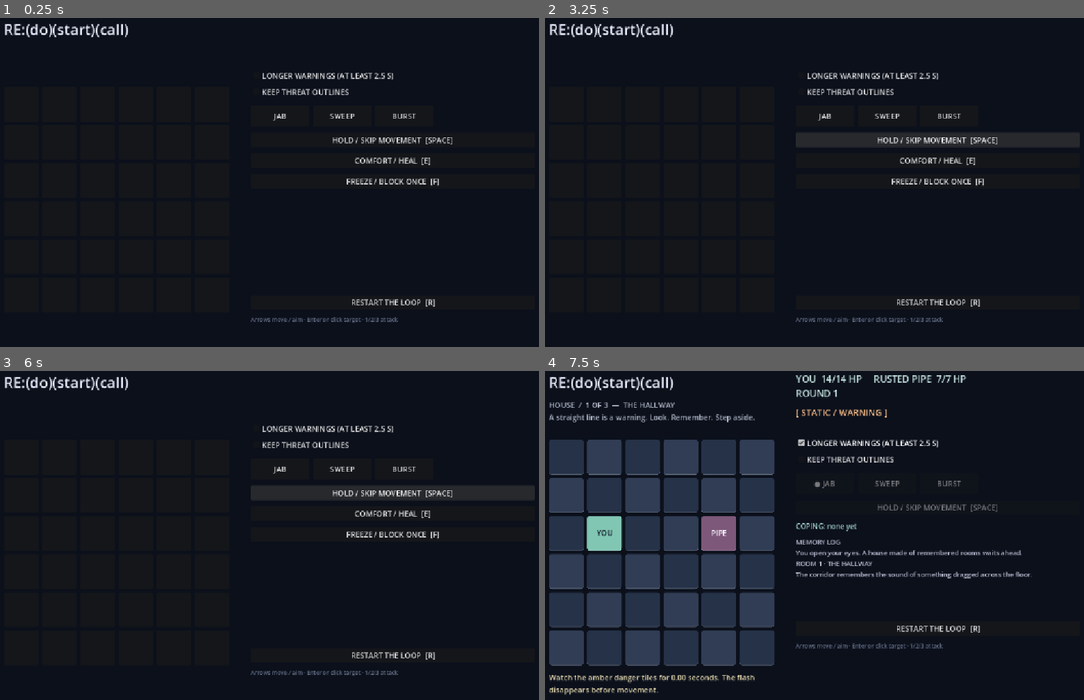
Above: before the commit, frames 1-4 (two rows, left to right).
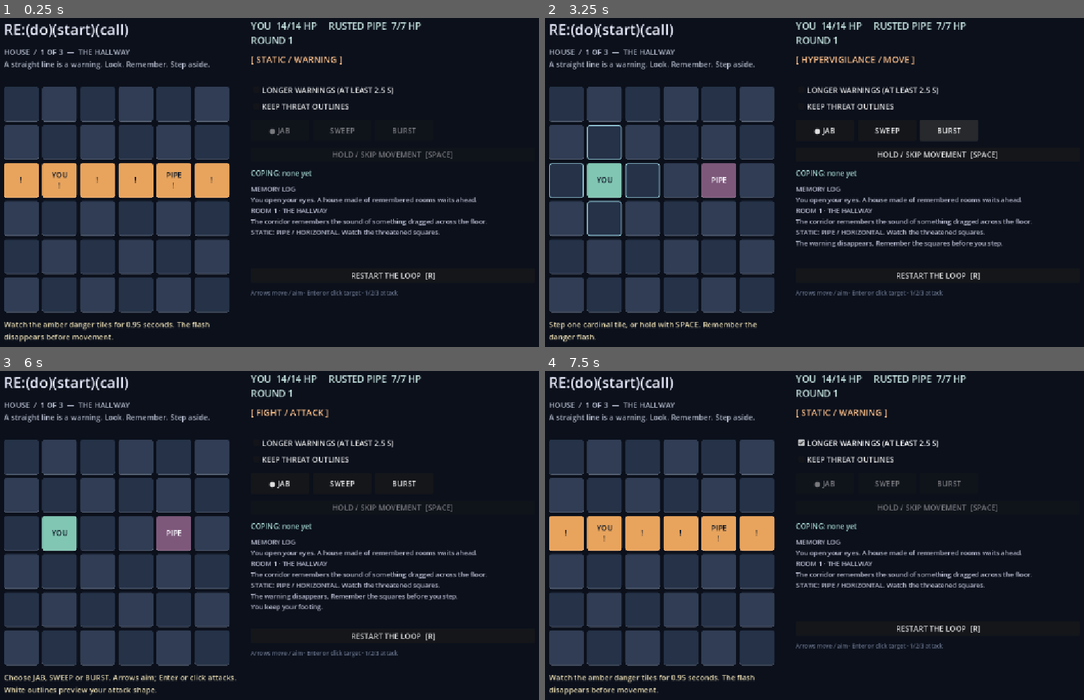
Above: after the commit, the same moments.

Repository: arbiesantinocastillo90-hub/RE-do-start-call
Game: Godot game, scene res://scenes/main.tscn
Same seed, same stepped clock (60 frames per second), same inputs: the game is played once before the commit and once after it.
Inputs (mouse positions are in pixels of both pictures, inside the frame that each line leads up to):
- Up to frame 1 (0.25 s): no input
- Up to frame 2 (3.25 s): click "RESTART THE LOOP [R]" at 0.5 s; click "RESTART THE LOOP [R]" at 1.25 s; click "RESTART THE LOOP [R]" at 2 s; click (938, 139) at 2.75 s, where only the run before the commit has a clickable "HOLD / SKIP MOVEMENT [SPACE]"
- Up to frame 3 (6 s): click "HOLD / SKIP MOVEMENT [SPACE]" at 3.5 s; click "RESTART THE LOOP [R]" at 4.25 s; click (21, 456) at 5.02 s; click "HOLD / SKIP MOVEMENT [SPACE]" at 5.75 s
- Up to frame 4 (7.5 s): click "RESTART THE LOOP [R]" at 6.5 s; click "LONGER WARNINGS (AT LEAST 2.5…" at 7.25 s

The runs differ from the first frame. In frame 1, 31% of the frame differs, in the area x 0-91%, y 1-99%; in frame 2, 33%, in the area x 0-100%, y 1-99%; in frame 3, 33%; in frame 4, 4.5%.
Error before the commit: Parse Error: Cannot infer the type of "cell" variable because the value doesn't have a set type. (res://scripts/attack_patterns.gd:30)

Commit message:
fix(godot): resolve confirmed 4.4 GDScript Burst parse error

Diff:
--- a/scripts/attack_patterns.gd
+++ b/scripts/attack_patterns.gd
@@ -27,7 +27,9 @@
         "Burst":
             if distance(origin, target) <= 2:
                 for offset in [Vector2i.ZERO, Vector2i.LEFT, Vector2i.RIGHT, Vector2i.UP, Vector2i.DOWN]:
-                    var cell := target + offset
+                    # The literal array yields Variant offsets under Godot 4.4;
+                    # explicit typing avoids an invalid inferred 'cell' type.
+                    var cell: Vector2i = target + offset
                     if inside(cell):
                         out.append(cell)
     return out
